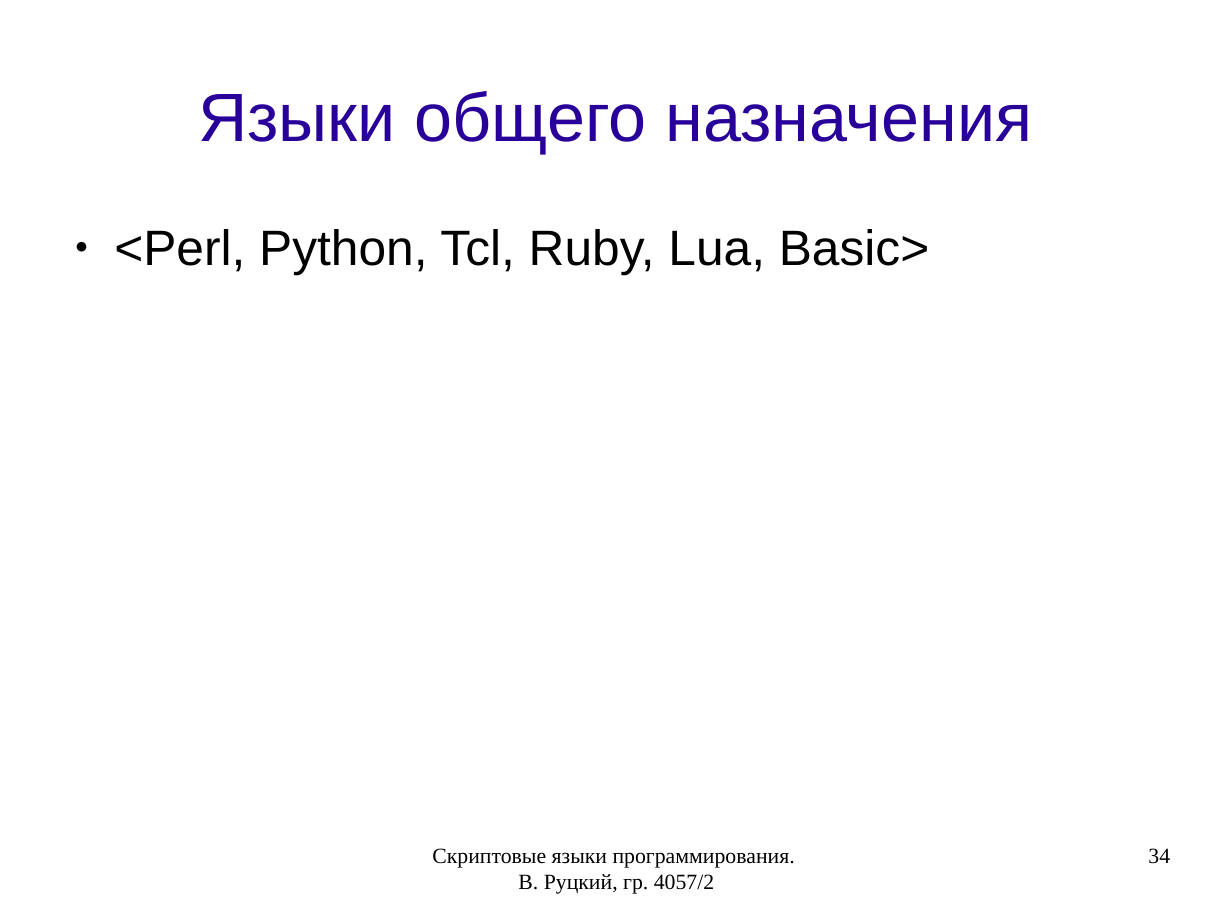
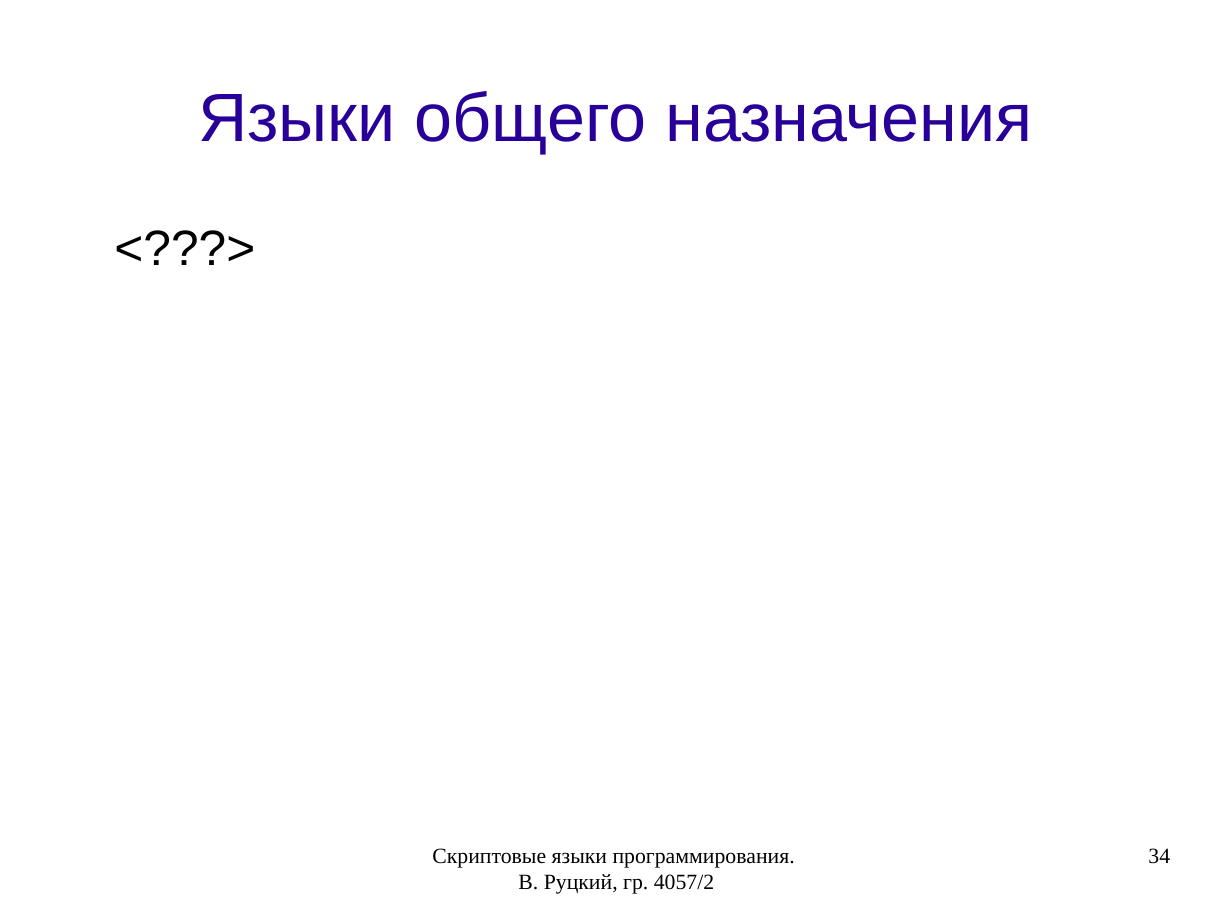
Before and after one commit to rutsky/semester07, a slide deck: slide 34 of Operation_systems/scripting_languages/40572_Rutsky_Scripting_languages.odp. Drawn at 1232x924 pixels with LibreOffice and Linux fonts; fonts in the diff are those of the drawing. Boxes give left, top, right and bottom in pixels: in the first picture for what was removed or moved away, otherwise in the second. Text is boxed around its words. In the diff, an @@ line names an element or a change of style, - is before the commit and + after.

```diff
--- a/Operation_systems/scripting_languages/40572_Rutsky_Scripting_languages.odp
+++ b/Operation_systems/scripting_languages/40572_Rutsky_Scripting_languages.odp
@@ text added at (x1=61, y1=216, x2=1171, y2=826), 32 pt, text #000000 @@
+<???>
@@ text removed at (x1=114, y1=229, x2=929, y2=275) @@
-● <Perl, Python, Tcl, Ruby, Lua, Basic>
```
Also in this commit, not shown: 8 other slides changed, 16 slides added.
